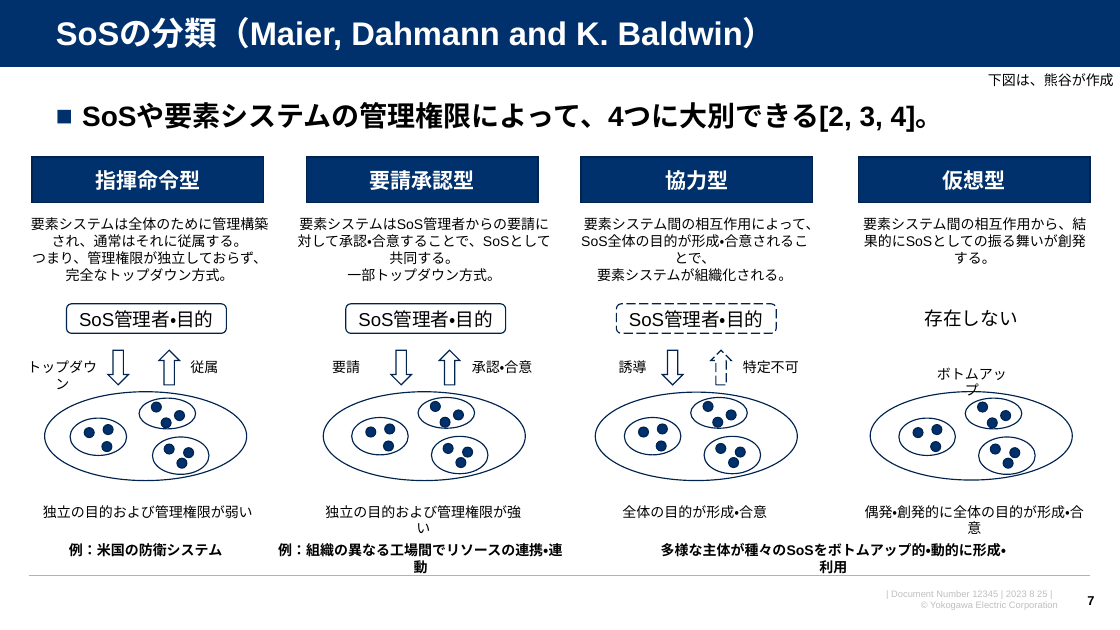
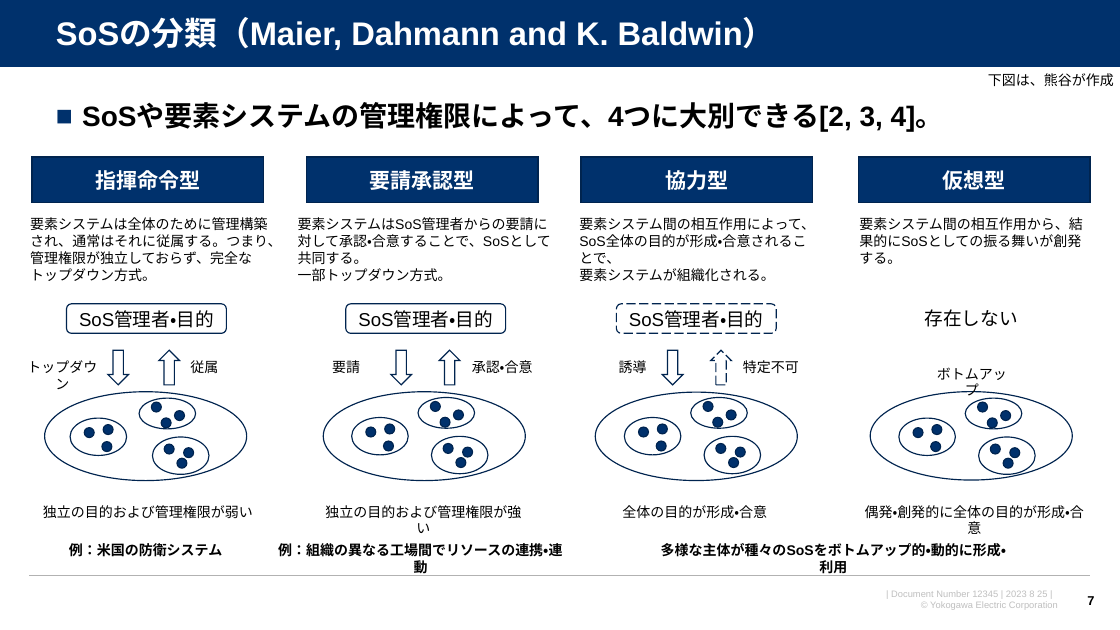
Before and after one commit to watarukumagai-git/opt, a slide deck: slide 7 of SoS/230825_SoS分科会第6回進め方のご相談_rev.0.pptx. Drawn at 1120x630 pixels with LibreOffice and Linux fonts; fonts in the diff are those of the drawing; background and template pictures are left out. Boxes give left, top, right and bottom in pixels: in the first picture for what was removed or moved away, otherwise in the second. Text is boxed around its words. In the diff, an @@ line names an element or a change of style, - is before the commit and + after.

```diff
--- a/SoS/230825_SoS分科会第6回進め方のご相談_rev.0.pptx
+++ b/SoS/230825_SoS分科会第6回進め方のご相談_rev.0.pptx
@@ text at [30,217,281,281]: text changed @@
-要素システムは全体のために管理構築され、通常はそれに従属する。
-つまり、管理権限が独立しておらず、完全なトップダウン方式。
+要素システムは全体のために管理構築され、通常はそれに従属する。つまり、管理権限が独立しておらず、完全なトップダウン方式。
@@ alignment centre to left in 3 elements at [298,217,551,281], [579,217,815,281], [859,217,1083,264] @@
```
Also in this commit, not shown: 7 other slides changed, 2 slides removed.
